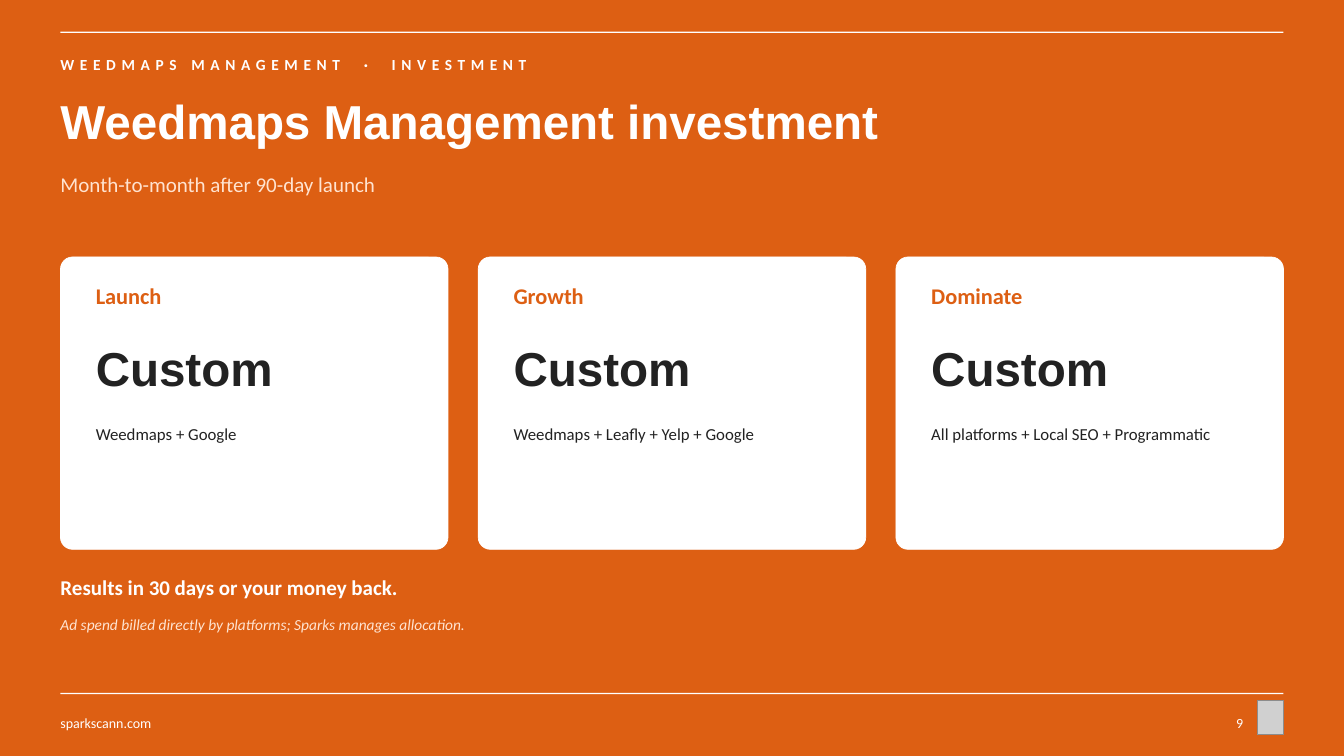
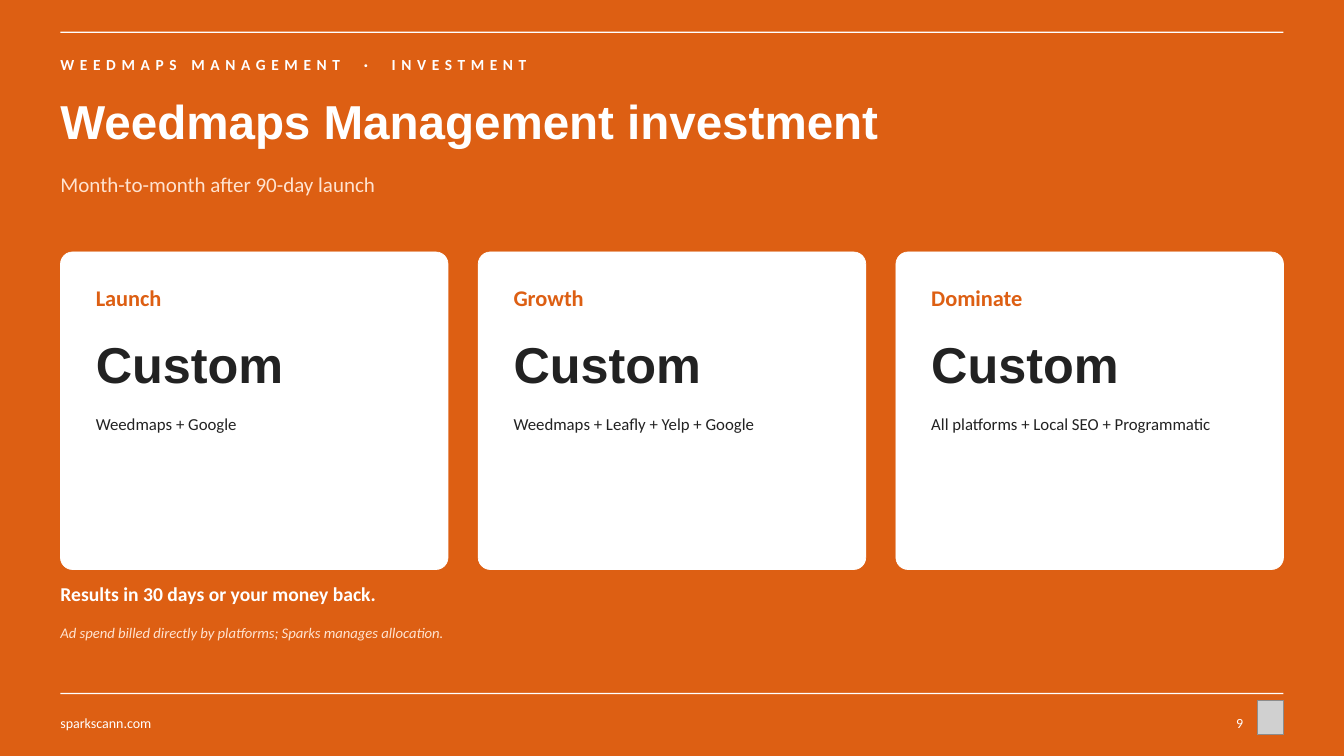
Before and after one commit to sparksmanagement/pitchdeckspecialist, a slide deck: slide 9 of decks/Sparks-x-example-green-valley.pptx. Drawn at 1344x756 pixels with LibreOffice and Linux fonts; fonts in the diff are those of the drawing; grey boxes stand for pictures. Boxes give left, top, right and bottom in pixels: in the first picture for what was removed or moved away, otherwise in the second. Text is boxed around its words. In the diff, an @@ line names an element or a change of style, - is before the commit and + after.

```diff
--- a/decks/Sparks-x-example-green-valley.pptx
+++ b/decks/Sparks-x-example-green-valley.pptx
@@ rounded rectangle: place and size @@
-rounded rectangle at (60,257,448,549)
+rounded rectangle at (60,252,448,570)
@@ rounded rectangle: place and size @@
-rounded rectangle at (478,257,865,549)
+rounded rectangle at (478,252,865,570)
@@ proportions changed in 3 elements at (60,252,448,570), (478,252,865,570), (896,252,1284,570) @@
@@ rounded rectangle: place and size @@
-rounded rectangle at (896,257,1284,549)
+rounded rectangle at (896,252,1284,570)
@@ vertical alignment top to middle in 3 elements at (96,290,162,306), (514,290,584,306), (931,290,1022,306) @@
@@ size 34 to 36 pt in 3 elements at (96,348,283,384), (514,348,701,384), (931,348,1118,384) @@
@@ text "Weedmaps + Google": place and size @@
-text "Weedmaps + Google" at (96,428,236,443)
+text "Weedmaps + Google" at (96,418,236,433)
@@ text "Weedmaps + Leafly + Yelp ...": place and size @@
-text "Weedmaps + Leafly + Yelp ..." at (514,428,754,443)
+text "Weedmaps + Leafly + Yelp ..." at (514,418,754,433)
@@ text "All platforms + Local SEO ...": place and size @@
-text "All platforms + Local SEO ..." at (931,428,1211,443)
+text "All platforms + Local SEO ..." at (931,418,1211,433)
@@ text "Results in 30 days or ...": place and size @@
-text "Results in 30 days or ..." at (60,580,397,599)
+text "Results in 30 days or ..." at (60,587,376,604)
@@ text "Results in 30 days or ..." at (60,587,376,604): size 15 to 14 pt @@
@@ text "Ad spend billed directly by ...": place and size @@
-text "Ad spend billed directly by ..." at (60,619,464,633)
+text "Ad spend billed directly by ..." at (60,628,443,641)
@@ text "Ad spend billed directly by ..." at (60,628,443,641): size 11 to 10.5 pt @@
```
Also in this commit, not shown: 1 other slide changed, 3 other files.
